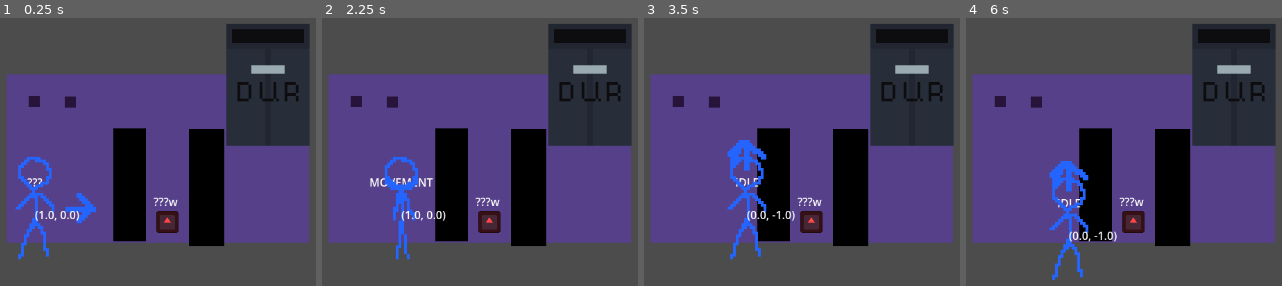
Above: before the commit, frames 1-4 (left to right).
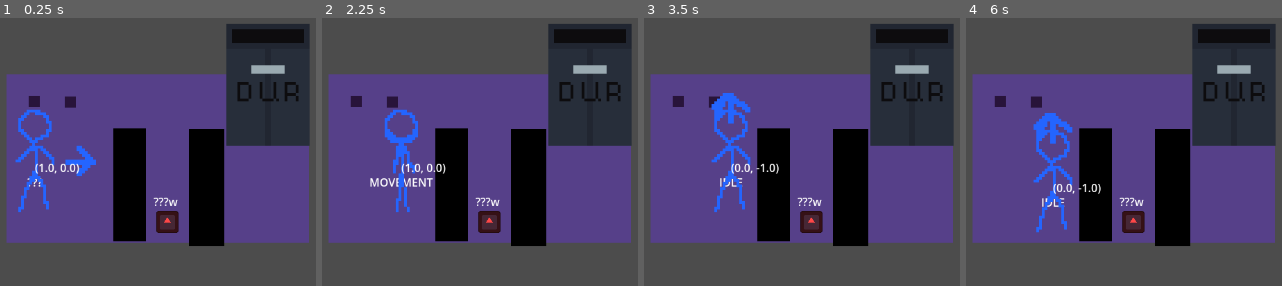
Above: after the commit, the same moments.

Repository: xill47/the-cube-game
Game: Godot game, scene res://rooms/test_chamber/test_chamber2.tscn
Same seed, same stepped clock (60 frames per second), same inputs: the game is played once before the commit and once after it. This scene is started directly instead of the project's main scene. The engine's default icon, where the game draws it, is replaced by a stand-in: a white triangle on a blue panel in a dark square.
Inputs (mouse positions are in pixels of both pictures, inside the frame that each line leads up to):
- Up to frame 1 (0.25 s): no input
- Up to frame 2 (2.25 s): tap Enter at 0.5, 2 s; move the mouse to (outside the picture) at 0.52 s; hold D (move_right) 0.53-1.25 s; hold Right mouse button (aim) 0.53-1.25 s; click (outside the picture) at 0.67 s; tap Space at 1.25 s; drag from (375, 189) to (590, 146) at 1.27 s; move the mouse to (615, 68) at 2.02 s; hold D (move_right) from 2.03 s (still down); hold F (interact) from 2.03 s (still down)
- Up to frame 3 (3.5 s): right-click (937, 68) at 2.3 s; release D (move_right) at 2.75 s; release F (interact) at 2.75 s; tap Space at 2.75 s; drag from (817, 256) to (713, 101) at 2.77 s
- Up to frame 4 (6 s): tap Enter at 3.5 s; move the mouse to (outside the picture) at 3.52 s; hold A (move_left) 3.53-4.25 s; hold Right mouse button (aim) 3.53-4.25 s; tap E (rotate_cw) at 3.6 s; tap Space at 4.25 s; drag from (outside the picture) to (1057, 55) at 4.27 s; move the mouse to (1218, 165) at 5.02 s; hold S (move_down) 5.03-5.75 s; hold Right mouse button (aim) 5.03-5.75 s; tap Tab (toggle_cube) at 5.1 s; click (1218, 165) at 5.17 s; drag from (1057, 55) to (1070, 227) at 5.77 s

The runs differ from the first frame. In frame 1, 3.4% of the frame differs, in the area x 4-31%, y 33-91%; in frame 2, 2.5%; in frame 3, 3.6%; in frame 4, 3.7%, in the area x 21-48%, y 35-98%.

Commit message:
char bullshit

Diff:
--- a/character/character.tscn
+++ b/character/character.tscn
@@ -15,11 +15,12 @@
 [ext_resource type="AnimationLibrary" uid="uid://dxyoy86qvsmj" path="res://character/assets/animation-tests/animation_res/run.res" id="11_hq3og"]
 [ext_resource type="AnimationLibrary" uid="uid://cm43fbus4h4lg" path="res://character/assets/animation-tests/animation_res/walk.res" id="13_orckd"]
 
-[sub_resource type="CircleShape2D" id="CircleShape2D_yf0e5"]
-radius = 16.0
+[sub_resource type="CapsuleShape2D" id="CapsuleShape2D_hd715"]
+radius = 17.0
+height = 78.0
 
 [sub_resource type="CircleShape2D" id="CircleShape2D_ugqs2"]
-radius = 5.0
+radius = 50.01
 
 [sub_resource type="Animation" id="Animation_gx66j"]
 resource_name = "idle-down"
@@ -616,7 +617,7 @@
 animation = &"custom/wake-up"
 
 [sub_resource type="AnimationNodeBlendTree" id="AnimationNodeBlendTree_dy06j"]
-graph_offset = Vector2(-174.05127, -97.91162)
+graph_offset = Vector2(-884.46576, 1081.8096)
 nodes/output/position = Vector2(760, 20)
 nodes/wa/node = SubResource("AnimationNodeAnimation_wy5t8")
 nodes/wa/position = Vector2(-1000, -100)
@@ -708,6 +709,9 @@
 nodes/down/position = Vector2(300, 1120)
 node_connections = [&"output", 0, &"CustomShot", &"Walk", 0, &"wa", &"Walk", 1, &"Animation", &"Walk", 2, &"Animation 2 …(1094 unchanged characters)…
 
+[sub_resource type="CircleShape2D" id="CircleShape2D_hd715"]
+radius = 21.095022
+
 [node name="Character" type="CharacterBody2D" unique_id=337287904]
 collision_layer = 3
 collision_mask = 3
@@ -720,7 +724,8 @@
 metadata/_custom_type_script = "uid://dalnoy50favch"
 
 [node name="CollisionShape2D" type="CollisionShape2D" parent="." unique_id=1386120881]
-shape = SubResource("CircleShape2D_yf0e5")
+rotation = 1.5707964
+shape = SubResource("CapsuleShape2D_hd715")
 
 [node name="StanceLabel" type="Label" parent="." unique_id=330398775]
 anchors_preset = 7
@@ -747,6 +752,7 @@
 shape = SubResource("CircleShape2D_ugqs2")
 
 [node name="CharacterAnimation" type="Node2D" parent="." unique_id=54665230]
+position = Vector2(0, -68)
 script = ExtResource("4_o6jyn")
 directions = {
 Vector2(-1, -1): "up-left",
@@ -937,6 +943,15 @@
 offset_right = 40.0
 offset_bottom = 23.0
 
+[node name="CameraArea" type="Area2D" parent="." unique_id=1684838451]
+collision_layer = 128
+collision_mask = 128
+monitoring = false
+
+[node name="CollisionShape2D" type="CollisionShape2D" parent="CameraArea" unique_id=1847356966]
+shape = SubResource("CircleShape2D_hd715")
+debug_color = Color(0.8541428, 0.3693576, 0, 0.41960785)
+
 [connection signal="state_resolved" from="StateProvider" to="." method="_on_state_provider_state_resolved"]
 [connection signal="area_entered" from="InteractableArea" to="." method="_on_interactable_area_area_entered"]
 [connection signal="area_exited" from="InteractableArea" to="." method="_on_interactable_area_area_exited"]
--- a/character/character_state.gd
+++ b/character/character_state.gd
@@ -49,7 +49,7 @@
 	on_changed()
 
 func can_aim() -> bool:
-	return stance == CharacterStance.IDLE
+	return stance != CharacterStance.ANIMATION
 
 func start_aiming() -> void:
 	stance = CharacterStance.AIMING
